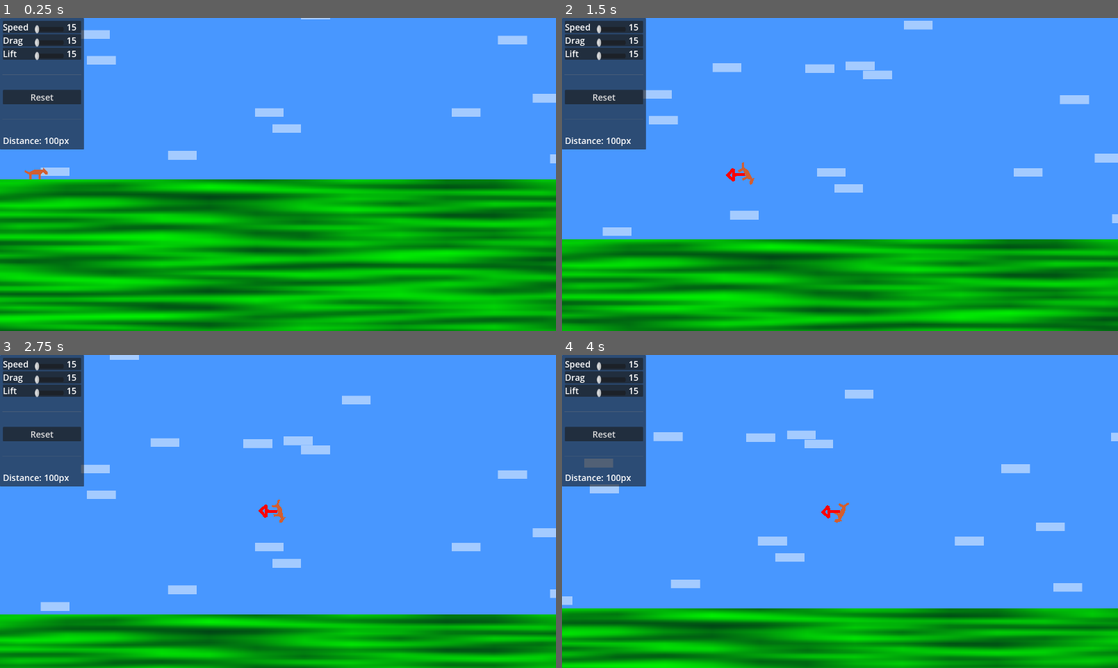
Above: before the commit, frames 1-4 (two rows, left to right).
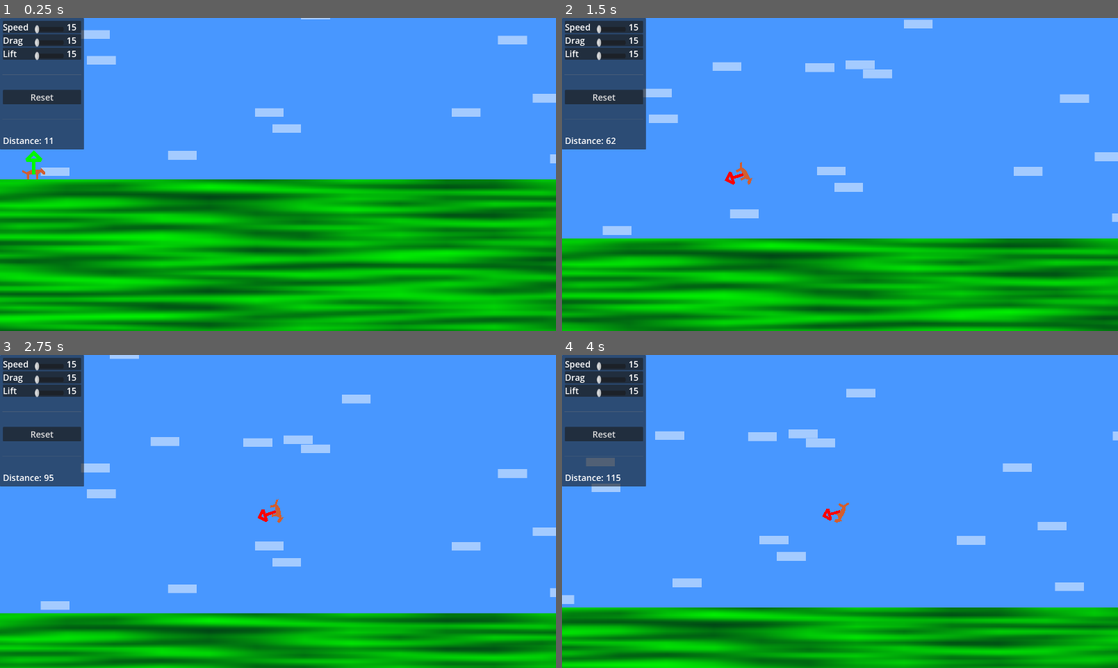
Above: after the commit, the same moments.

Repository: 100-Devs-1-Game/FlightOfHarmony
Game: Godot game, scene res://test/flight_test_scene.tscn
Same seed, same stepped clock (60 frames per second), same inputs: the game is played once before the commit and once after it. This scene is started directly instead of the project's main scene.
Inputs:
- Up to frame 1 (0.25 s): no input
- Up to frame 2 (1.5 s): hold D (rotate_right) 0.53-1.28 s; hold A (rotate_left) from 1.28 s (still down)
- Up to frame 3 (2.75 s): release A (rotate_left) at 2.03 s; hold D (rotate_right) from 2.03 s (still down)
- Up to frame 4 (4 s): release D (rotate_right) at 3.53 s; hold A (rotate_left) from 3.53 s (still down)

The runs differ from the first frame. In frame 1, 0.2% of the frame differs, in the area x 4-13%, y 38-52%; in frame 2, 3.1%, in the area x 0-100%, y 0-100%; in frame 3, 1.5%; in frame 4, 1.4%.
Error before the commit: Invalid access to property or key 'position' on a base object of type 'Nil'. (res://test/test_ui_panel.gd:17)

Commit message:
Improve flying test script setup

Diff:
--- a/src/flight/flying_pony.gd
+++ b/src/flight/flying_pony.gd
@@ -1,5 +1,8 @@
 class_name FlyingPony
 extends CharacterBody2D
+
+signal has_reset
+signal started_flying
 
 enum State { WALKING, FLYING, LANDING }
 
@@ -12,9 +15,6 @@
 
 @export var stats: PonyStats
 
-#@onready var lift_arrow: Node2D = $"Lift Arrow"
-#@onready var drag_arrow: Node2D = $"Drag Arrow"
-
 @onready var animated_sprite: AnimatedSprite2D = $AnimatedSprite2D
 @onready var orig_pos: Vector2= position
 
@@ -23,21 +23,20 @@
 
 
 func _ready() -> void:
-	reset()
+	reset.call_deferred()
 
 
 func reset():
 	position= Vector2(orig_pos)
 	rotation= 0.0
-	#lift_arrow.scale= Vector2.ZERO
-	#drag_arrow.scale= Vector2.ZERO
 	velocity= stats.get_stat_value(PonyStats.StatEnum.SPEED) * Vector2.RIGHT
 	state= State.WALKING
 
 
 func jump():
 	state= State.FLYING
-	animated_sprite.play("flight")
+	if animated_sprite:
+		animated_sprite.play("flight")
 	velocity= velocity.length() * Vector2.from_angle(-deg_to_rad(jump_angle))
 
 
@@ -63,7 +62,8 @@
 	if move_and_collide(velocity * delta):
 		state= State.LANDING
 		rotation= 0
-		animated_sprite.play("default")
+		if animated_sprite:
+			animated_sprite.play("default")
 		return
 
 	var rot_inp= Input.get_axis("rotate_left", "rotate_right")
--- a/src/test/flight_test_scene.tscn
+++ b/src/test/flight_test_scene.tscn
@@ -1,11 +1,12 @@
-[gd_scene load_steps=12 format=3 uid="uid://cq4wvbs17ypga"]
+[gd_scene load_steps=13 format=3 uid="uid://cq4wvbs17ypga"]
 
 [ext_resource type="Script" uid="uid://d0nij173w20gl" path="res://test/flight_test_scene.gd" id="1_hjpwq"]
-[ext_resource type="Script" uid="uid://7t8xm1jjknlr" path="res://test/flying_test_pony.gd" id="2_8f24g"]
 [ext_resource type="Script" uid="uid://cue72b4gwopwq" path="res://test/follow_camera.gd" id="2_is3fb"]
+[ext_resource type="Script" uid="uid://g6tnlryar2uj" path="res://flight/flying_pony.gd" id="3_3t3je"]
 [ext_resource type="Resource" uid="uid://6mawpae7apr7" path="res://test/pony_stats.tres" id="4_is3fb"]
 [ext_resource type="PackedScene" uid="uid://dt1tsag71wdpj" path="res://test/test_ui_panel.tscn" id="5_1arhw"]
 [ext_resource type="PackedScene" uid="uid://diymk3ucnx78v" path="res://test/test_arrow.tscn" id="5_3t3je"]
+[ext_resource type="Script" uid="uid://de1d1s6371l2c" path="res://test/pony_flight_debugger.gd" id="5_6cixw"]
 
 [sub_resource type="RectangleShape2D" id="RectangleShape2D_is3fb"]
 size = Vector2(80, 35)
@@ -37,7 +38,7 @@
 follow = NodePath("../Pony")
 
 [node name="Pony" type="CharacterBody2D" parent="."]
-script = ExtResource("2_8f24g")
+script = ExtResource("3_3t3je")
 walk_distance = 250.0
 stats = ExtResource("4_is3fb")
 
@@ -50,12 +51,15 @@
 color = Color(0.824597, 0.371786, 0.191486, 1)
 polygon = PackedVector2Array(-24, 24, -16, 24, -16, 8, 8, 8, 8, 24, 16, 24, 16, 8, 24, 0, 32, 8, 40, 8, 40, 0, 24, -16, 24, -8, -8, -8, -24, 0, -40, -8, -40, 0, -24, 8)
 
-[node name="Lift Arrow" parent="Pony" instance=ExtResource("5_3t3je")]
+[node name="Pony Flight Debugger" type="Node2D" parent="Pony"]
+script = ExtResource("5_6cixw")
+
+[node name="Lift Arrow" parent="Pony/Pony Flight Debugger" instance=ExtResource("5_3t3je")]
 rotation = -1.5708
 scale = Vector2(1e-05, 1e-05)
 color = Color(0, 0.968627, 0, 1)
 
-[node name="Drag Arrow" parent="Pony" instance=ExtResource("5_3t3je")]
+[node name="Drag Arrow" parent="Pony/Pony Flight Debugger" instance=ExtResource("5_3t3je")]
 rotation = 3.14159
 scale = Vector2(1e-05, 1e-05)
 color = Color(0.988235, 0, 0, 1)
@@ -77,4 +81,6 @@
 [node name="Test UI Panel" parent="CanvasLayer" node_paths=PackedStringArray("pony") instance=ExtResource("5_1arhw")]
 pony = NodePath("../../Pony")
 
+[connection signal="has_reset" from="Pony" to="Pony/Pony Flight Debugger" method="on_reset"]
+[connection signal="started_flying" from="Pony" to="Pony/Pony Flight Debugger" method="on_started_flying"]
 [connection signal="reset_pony" from="CanvasLayer/Test UI Panel" to="Pony" method="reset"]
--- a/src/test/flying_test_pony.gd
+++ /dev/null
@@ -1,81 +0,0 @@
-class_name FlyingTestPony
-extends CharacterBody2D
-
-enum State { PREPPING, FLYING, LANDING }
-
-@export var walk_distance: float= 100.0
-@export var jump_angle: int= 30
-@export var rotation_speed: float= 2.0
-@export var gravity: float= 100.0
-@export var maximum_drag: float= 0.5
-@export var perfect_lift_angle: float= 20
-
-@export var stats: PonyStats
-
-@onready var lift_arrow: Node2D = $"Lift Arrow"
-@onready var drag_arrow: Node2D = $"Drag Arrow"
-
-
-var state: State
-
-
-
-func _ready() -> void:
-	reset()
-
-
-func reset():
-	position= Vector2.ZERO
-	rotation= 0.0
-	lift_arrow.scale= Vector2.ZERO
-	drag_arrow.scale= Vector2.ZERO
-	velocity= stats.get_stat_value(PonyStats.StatEnum.SPEED) * Vector2.RIGHT
-	state= State.PREPPING
-
-
-func jump():
-	state= State.FLYING
-	velocity= velocity.length() * Vector2.from_angle(-deg_to_rad(jump_angle))
-
-
-func _physics_process(delta: float) -> void:
-	match state:
-		State.PREPPING:
-			position.x+= velocity.x * delta
-			if position.x >= walk_distance:
-				jump()
-		State.FLYING:
-			fly_logic(delta)
-
-
-func fly_logic(delta: float):
-	velocity.y+= gravity * delta
-
-	var drag: float= get_drag()
-	velocity.x*= 1 - drag * delta
-	drag_arrow.look_at(position + Vector2.LEFT)
-	drag_arrow.scale= Vector2.ONE * drag * 10
-
-	var lift: float= get_lift()
-	velocity+= -global_transform.y * velocity.dot(global_transform.x) * lift * delta
-	lift_arrow.scale= Vector2.ONE * lift * 10
-
-	if move_and_collide(velocity * delta):
-		state= State.LANDING
-
-	var rot_inp= Input.get_axis("rotate_left", "rotate_right")
-	rotate(rot_inp * rotation_speed * delta)
-
-
-func get_drag()-> float:
-	var optimal_drag: float= stats.get_stat_value(PonyStats.StatEnum.DRAG)
-	var dot: float= global_transform.x.dot(velocity.normalized())
-	return lerp(maximum_drag, optimal_drag, clampf(dot, 0.0, 1.0))
-
-
-func get_lift()-> float:
-	var perfect_angle: Vector2= velocity.normalized().rotated(-deg_to_rad(perfect_lift_angle))
-	var dot: float= global_transform.x.dot(perfect_angle)
-	var maximum_lift: float= stats.get_stat_value(PonyStats.StatEnum.LIFT)
-	var lift_factor: float= max(0, pow(dot, 3) * velocity.length())
-	return lerp(0.0, maximum_lift, lift_factor * 0.002)
--- /dev/null
+++ b/src/test/pony_flight_debugger.gd
@@ -0,0 +1,26 @@
+extends Node2D
+
+@onready var pony: FlyingPony= get_parent()
+
+@onready var lift_arrow: Node2D = $"Lift Arrow"
+@onready var drag_arrow: Node2D = $"Drag Arrow"
+
+
+
+func on_reset():
+	set_physics_process(false)
+	lift_arrow.scale= Vector2.ZERO
+	drag_arrow.scale= Vector2.ZERO
+
+
+func on_started_flying():
+	set_physics_process(true)
+
+
+func _physics_process(delta: float) -> void:
+	var drag: float= pony.get_drag()
+	drag_arrow.look_at(position + Vector2.LEFT)
+	drag_arrow.scale= Vector2.ONE * drag * 10
+
+	var lift: float= pony.get_lift()
+	lift_arrow.scale= Vector2.ONE * lift * 10
Not shown, removed: src/test/flying_test_pony.gd.uid
Not shown, added: src/test/pony_flight_debugger.gd.uid
